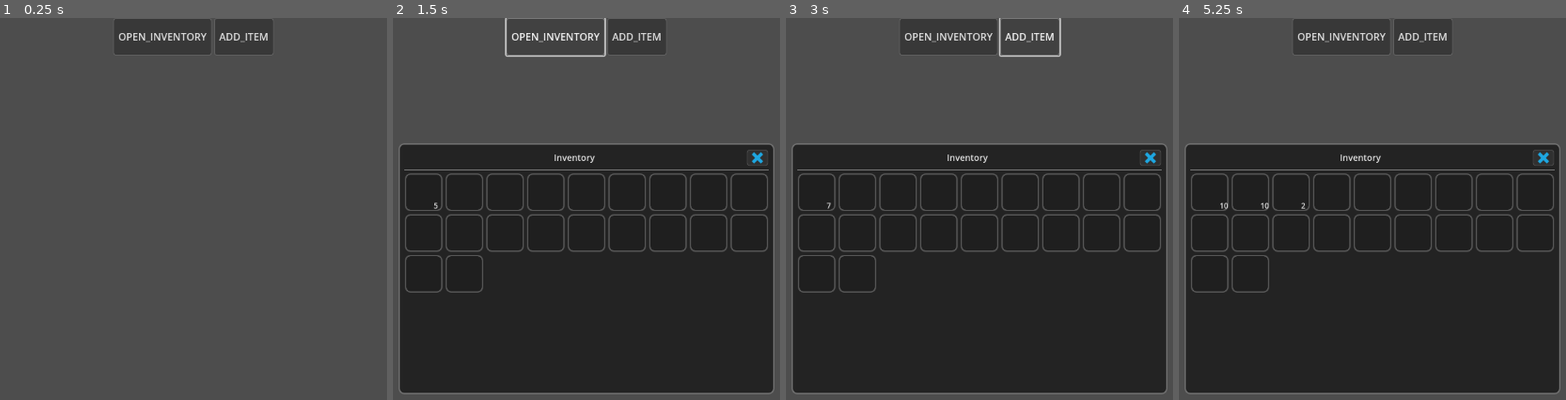
Above: before the commit, frames 1-4 (left to right).
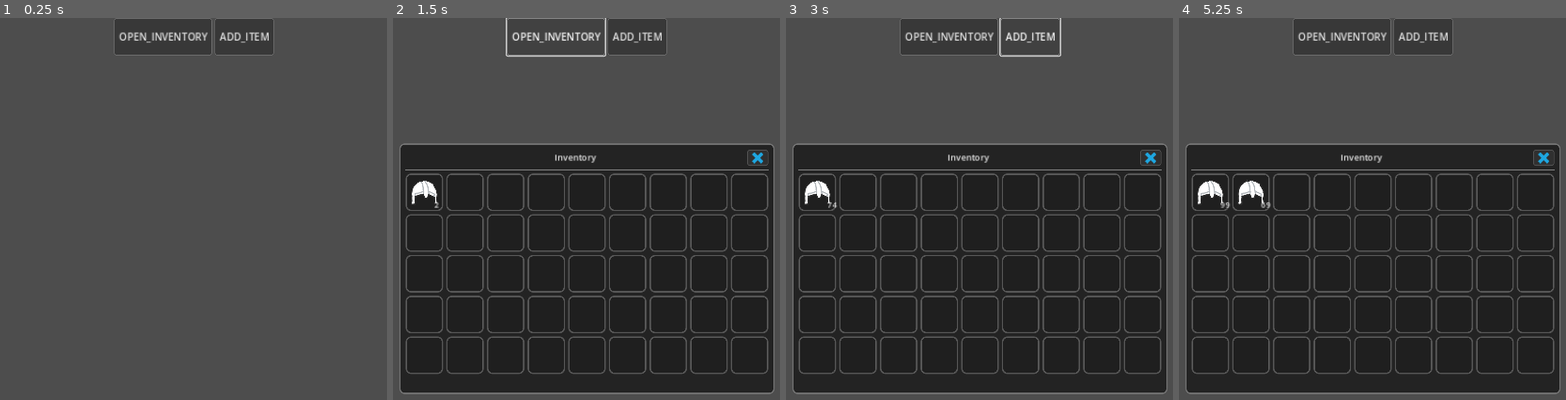
Above: after the commit, the same moments.

Repository: zhufree/GodotTemplate
Game: Godot game, scene res://scenes/inventory_test.tscn
Same seed, same stepped clock (60 frames per second), same inputs: the game is played once before the commit and once after it. This scene is started directly instead of the project's main scene.
Inputs (mouse positions are in pixels of both pictures, inside the frame that each line leads up to):
- Up to frame 1 (0.25 s): no input
- Up to frame 2 (1.5 s): click "ADD_ITEM" at 0.5 s; click "OPEN_INVENTORY" at 1.25 s
- Up to frame 3 (3 s): click "OPEN_INVENTORY" at 2 s; click "ADD_ITEM" at 2.75 s
- Up to frame 4 (5.25 s): click "OPEN_INVENTORY" at 3.5 s; click "ADD_ITEM" at 4.25 s; tap Enter at 5 s; move the mouse to (1538, 243) at 5.02 s; click (1538, 243) at 5.17 s

The runs differ from the first frame. In frame 1, 0.5% of the frame differs, in the area x 29-70%, y 0-10%; in frame 2, 5.8%; in frame 3, 5.8%; in frame 4, 6.0%, in the area x 1-99%, y 0-99%.

Commit message:
add items

Diff:
--- a/components/inventory.gd
+++ b/components/inventory.gd
@@ -8,7 +8,7 @@
 func _ready() -> void:
 	if not inventory:
 		inventory = Inventory.new()
-		inventory.size = 20
+		inventory.size = 45
 
 	# 创建物品槽
 	for i in range(inventory.size):
--- a/components/inventory.tscn
+++ b/components/inventory.tscn
@@ -1,7 +1,7 @@
 [gd_scene load_steps=4 format=3 uid="uid://bq3o8s8ddh6gm"]
 
 [ext_resource type="Theme" uid="uid://j31xq2aihhti" path="res://assets/themes/inventory_theme.tres" id="1_dndpc"]
-[ext_resource type="Texture2D" uid="uid://ne4o774d3f16" path="res://assets/images/blue_cross.png" id="2_63jvr"]
+[ext_resource type="Texture2D" uid="uid://ne4o774d3f16" path="res://assets/images/UI/blue_cross.png" id="2_63jvr"]
 [ext_resource type="Script" path="res://components/inventory.gd" id="2_hmqq0"]
 
 [node name="Inventory" type="Panel"]
--- a/components/inventory_slot.gd
+++ b/components/inventory_slot.gd
@@ -8,6 +8,7 @@
 
 func set_item(new_item: InventoryItem) -> void:
 	item = new_item
+	print(item.icon)
 	if item:
 		icon.texture = item.icon
 		update_amount()
--- a/components/inventory_slot.tscn
+++ b/components/inventory_slot.tscn
@@ -17,6 +17,7 @@
 anchor_bottom = 1.0
 grow_horizontal = 2
 grow_vertical = 2
+expand_mode = 1
 stretch_mode = 5
 
 [node name="AmountLabel" type="Label" parent="."]
@@ -31,7 +32,6 @@
 grow_horizontal = 0
 grow_vertical = 0
 theme_override_font_sizes/font_size = 12
-text = "99"
 
 [node name="Button" type="Button" parent="."]
 modulate = Color(1, 1, 1, 0)
--- a/models/inventory.gd
+++ b/models/inventory.gd
@@ -8,7 +8,7 @@
 signal inventory_updated()
 
 # 属性
-@export var size: int = 20  # 背包大小
+@export var size: int = 45  # 背包大小
 var slots: Array[InventoryItem]  # 物品槽数组
 
 func _init():
--- a/project.godot
+++ b/project.godot
@@ -24,6 +24,7 @@
 
 window/size/viewport_width=1200
 window/size/viewport_height=800
+window/stretch/mode="canvas_items"
 
 [internationalization]
 
--- a/scenes/inventory_test.gd
+++ b/scenes/inventory_test.gd
@@ -6,25 +6,28 @@
 var test_items = [
 	{
 		"id": "health_potion",
-		"name": "生命药水",
-		"description": "恢复50点生命值",
-		"stack_size": 10,
-		"type": "consumable",
+		"name": "helmet",
+		"description": "A helmet",
+		"icon": preload("res://assets/images/item_helmet.png"),
+		"stack_size": 99,
+		"type": "weapon",
 		"rarity": 1
 	},
 	{
 		"id": "mana_potion",
-		"name": "魔法药水",
-		"description": "恢复30点魔法值",
-		"stack_size": 10,
-		"type": "consumable",
+		"name": "bow",
+		"description": "A bow",
+		"icon": preload("res://assets/images/item_bow.png"),
+		"stack_size": 99,
+		"type": "weapon",
 		"rarity": 1
 	},
 	{
 		"id": "sword",
-		"name": "铁剑",
-		"description": "普通的铁剑",
-		"stack_size": 1,
+		"name": "sword",
+		"description": "A sword",
+		"icon": preload("res://assets/images/item_sword.png"),
+		"stack_size": 99,
 		"type": "weapon",
 		"rarity": 2
 	}
@@ -50,6 +53,7 @@
 	item.id = item_data.id
 	item.name = item_data.name
 	item.description = item_data.description
+	item.icon = item_data.icon
 	item.stack_size = item_data.stack_size
 	item.type = item_data.type
 	item.rarity = item_data.rarity
Renamed: assets/images/blue_cross.png -> assets/images/UI/blue_cross.png
Not shown, added: assets/images/UI/blue_cross.png.import
Binary file added: assets/images/item_bow.png
Not shown, added: assets/images/item_bow.png.import
Binary file added: assets/images/item_helmet.png
Not shown, added: assets/images/item_helmet.png.import
Binary file added: assets/images/item_shield.png
Not shown, added: assets/images/item_shield.png.import
Binary file added: assets/images/item_spear.png
Not shown, added: assets/images/item_spear.png.import
Binary file added: assets/images/item_sword.png
Not shown, changed: assets/images/item_sword.png.import
